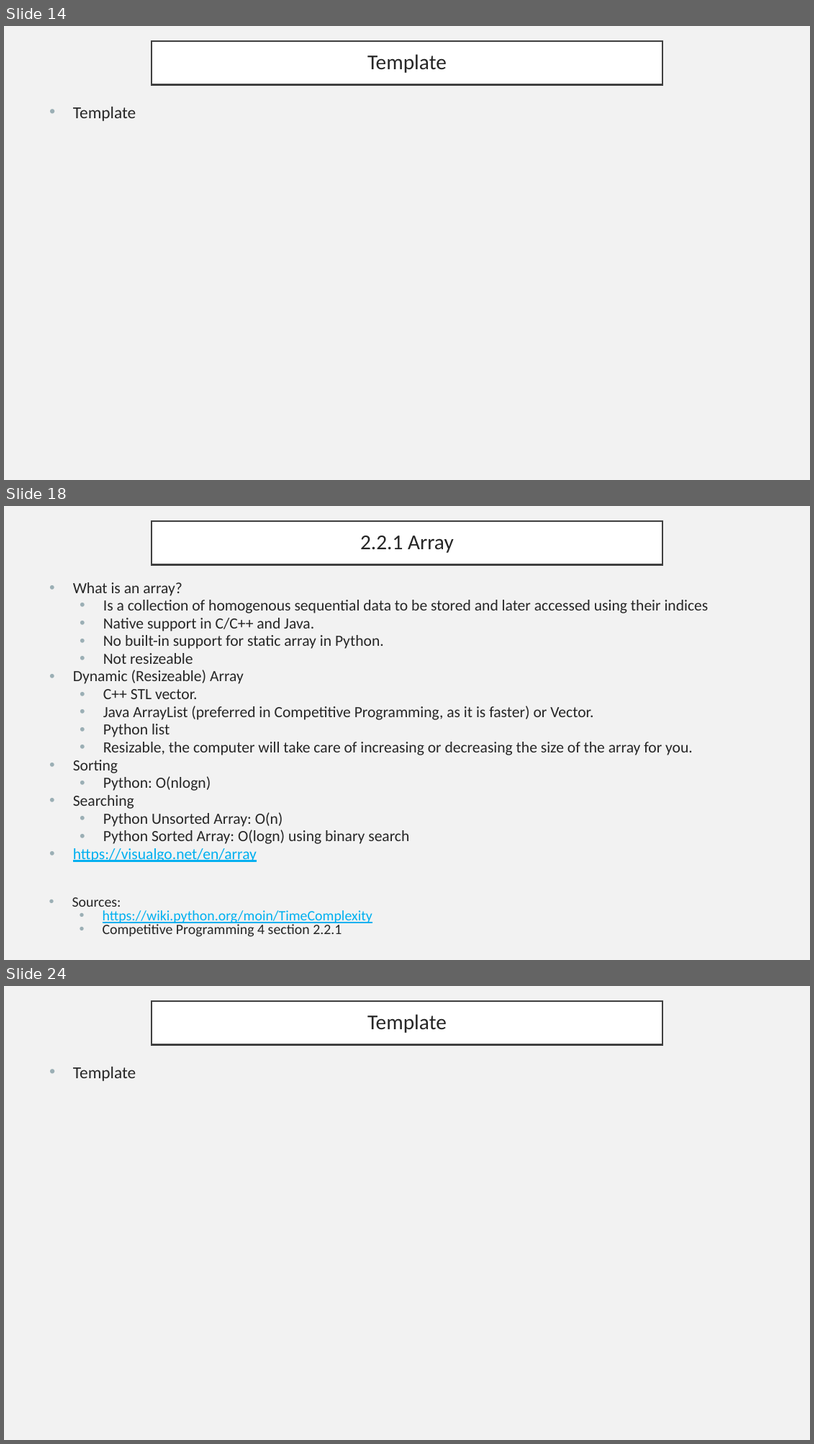
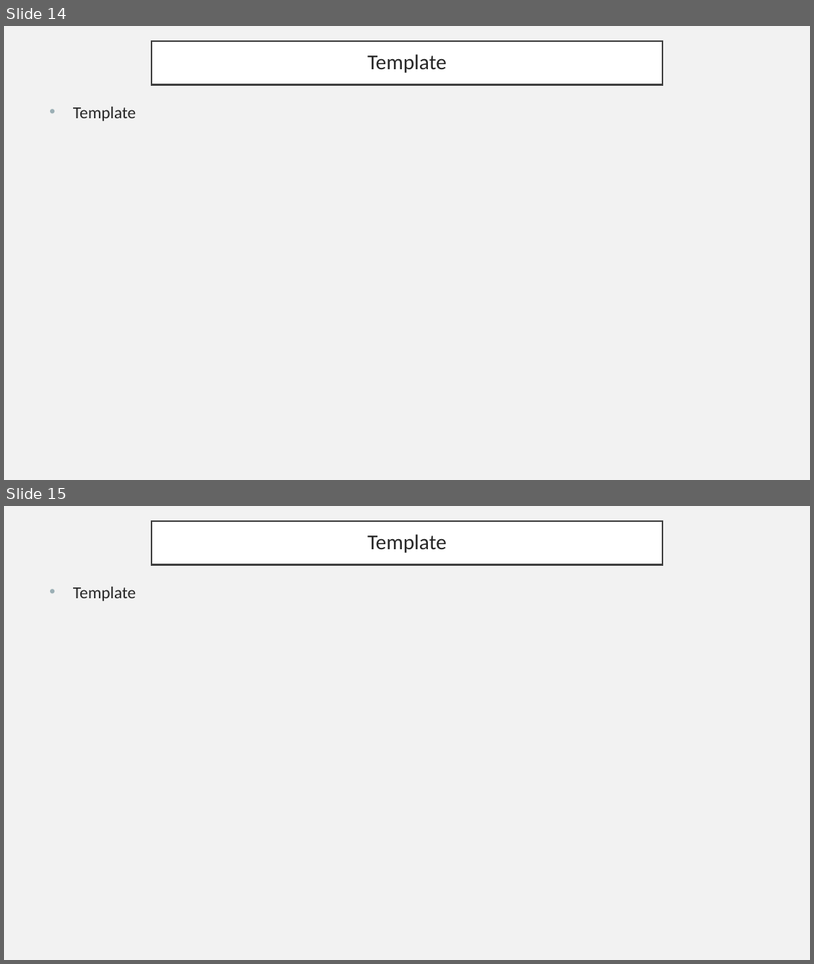
Before and after one commit to ryan-pelchat/competitive-programming-bootcamp-summer-2026, a slide deck: slides/day0_slides.pptx. Shown one above the other, each under a label of ours: slides 14, 18 and 24 before the commit, slides 14 and 15 after it; the slides between them are not shown. The pictures are 814x1444 and 814x964 pixels, drawn with LibreOffice and Linux fonts; fonts in the diff are those of the drawing. Boxes give left, top, right and bottom in pixels: in the first picture for what was removed or moved away, otherwise in the second. Text is boxed around its words. In the diff, an @@ line names an element or a change of style, - is before the commit and + after.

```diff
--- a/slides/day0_slides.pptx
+++ b/slides/day0_slides.pptx
@@ slide 18 removed at [4,506,810,960], background #F2F2F2 @@
@@ title removed at [152,521,663,565] @@
-2.2.1 Array
@@ text removed at [73,582,709,862] @@
-• What is an array?
-  • Is a collection of homogenous sequential data to be stored and later accessed using their indices
-  • Native support in C/C++ and Java.
-  • No built-in support for static array in Python.
-  • Not resizeable
-• Dynamic (Resizeable) Array
-  • C++ STL vector.
-  • Java ArrayList (preferred in Competitive Programming, as it is faster) or Vector.
-  • Python list
-  • Resizable, the computer will take care of increasing or decreasing the size of the array for you.
-• Sorting
-  • Python: O(nlogn)
-• Searching
-  • Python Unsorted Array: O(n)
-  • Python Sorted Array: O(logn) using binary search
-• https://visualgo.net/en/array
@@ text removed at [72,897,373,937] @@
-• Sources:
-  • https://wiki.python.org/moin/TimeComplexity
-  • Competitive Programming 4 section 2.2.1
@@ what was slide 24 is now slide 15 @@
```
Also in this commit, not shown: 2 slides changed, 8 other slides removed, 12 other files.
